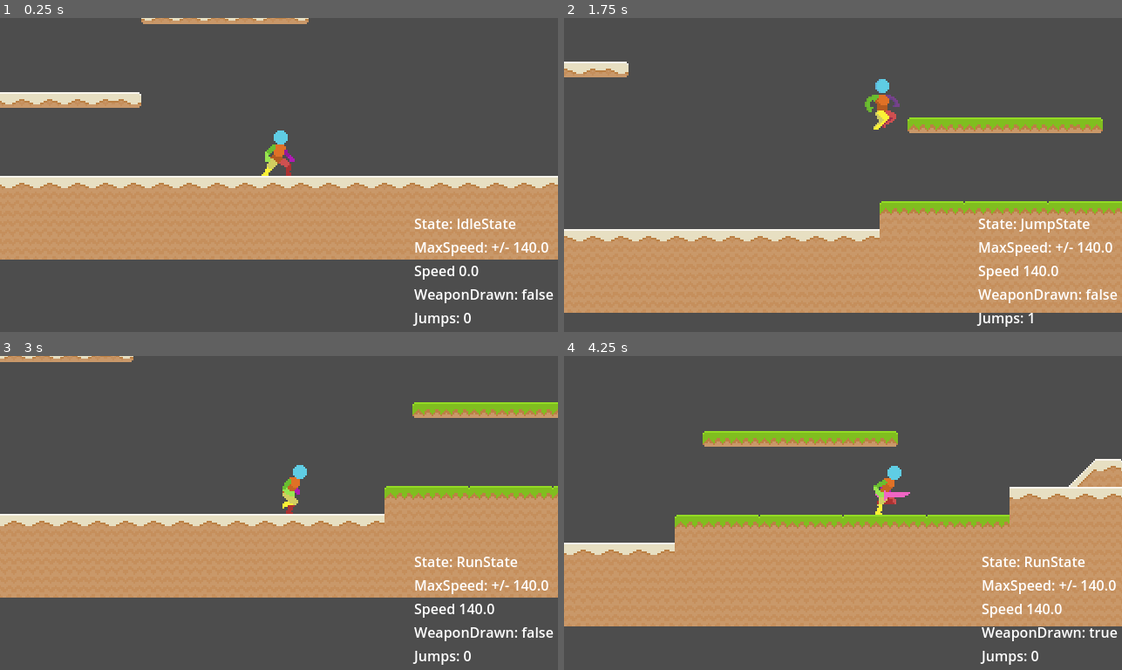
Above: before the commit, frames 1-4 (two rows, left to right).
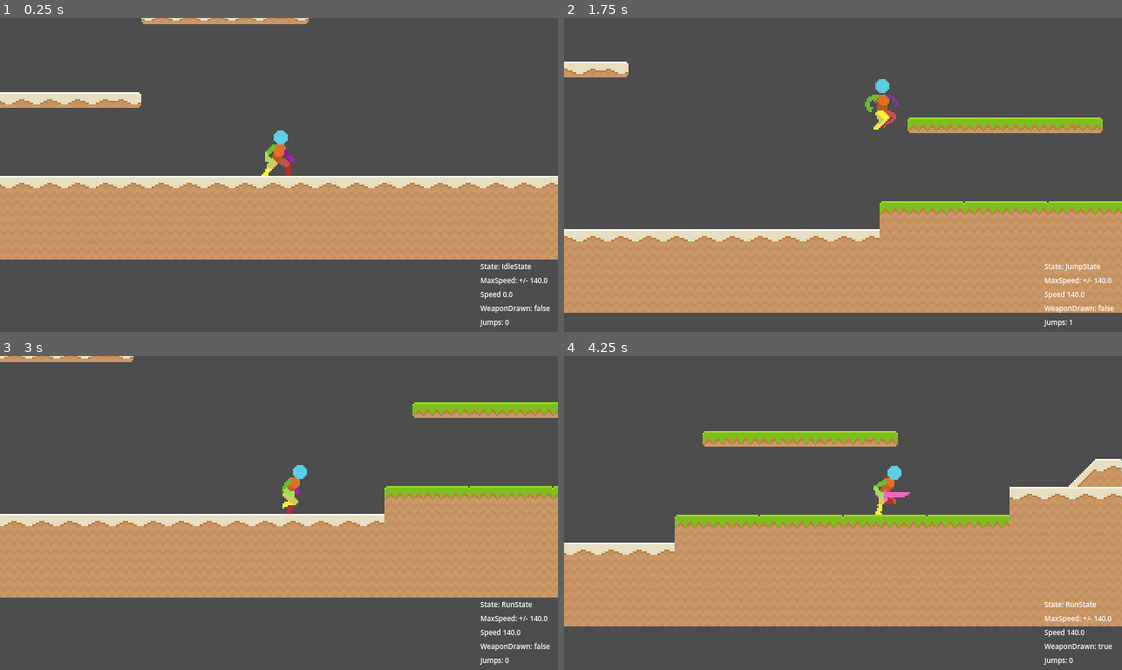
Above: after the commit, the same moments.

Repository: deanblackborough/godot-platformer
Game: Godot game, scene res://Scenes/Game.tscn
The game is run twice, just before and just after one commit, with the same random seed, the same clock (stepped at 60 frames per second) and the same inputs.
Inputs:
- Up to frame 1 (0.25 s): no input
- Up to frame 2 (1.75 s): hold D (moveRight) from 0.53 s (still down); tap G (toggleWeapon) at 0.6, 1.35 s; tap Space (jump) at 0.77, 1.52 s
- Up to frame 3 (3 s): release D (moveRight) at 2.03 s; hold A (moveLeft) 2.03-2.78 s; tap G (toggleWeapon) at 2.1, 2.85 s; hold D (moveRight) from 2.78 s (still down)
- Up to frame 4 (4.25 s): keep holding D (moveRight); tap Space (jump) at 3.02, 3.77 s; tap G (toggleWeapon) at 3.6 s

The runs differ from the first frame. In frame 1, 1.8% of the frame differs, in the area x 73-100%, y 63-99%; in frame 2, 1.8%; in frame 3, 1.8%; in frame 4, 1.8%.

Commit message:
Font changes and set velocity on stop

Diff:
--- a/Scenes/Player.tscn
+++ b/Scenes/Player.tscn
@@ -475,20 +475,25 @@
 
 [node name="State" type="Label" parent="CanvasLayer/MarginContainer/VBoxContainer"]
 layout_mode = 2
+theme_override_font_sizes/font_size = 8
 text = "State: "
 
 [node name="MaxSpeed" type="Label" parent="CanvasLayer/MarginContainer/VBoxContainer"]
 layout_mode = 2
+theme_override_font_sizes/font_size = 8
 text = "Speed: "
 
 [node name="Speed" type="Label" parent="CanvasLayer/MarginContainer/VBoxContainer"]
 layout_mode = 2
+theme_override_font_sizes/font_size = 8
 text = "Speed: "
 
 [node name="WeaponDrawn" type="Label" parent="CanvasLayer/MarginContainer/VBoxContainer"]
 layout_mode = 2
+theme_override_font_sizes/font_size = 8
 text = "WeaponDrawn: "
 
 [node name="Jumps" type="Label" parent="CanvasLayer/MarginContainer/VBoxContainer"]
 layout_mode = 2
+theme_override_font_sizes/font_size = 8
 text = "Jumps: "
--- a/Scripts/Player/States/RunState.gd
+++ b/Scripts/Player/States/RunState.gd
@@ -30,7 +30,9 @@
 	var direction = Input.get_axis("moveLeft", "moveRight")
 	player.debug_speed.text = "Speed %s " % str(player.player_max_speed * direction)
 	player.velocity.x = player.player_max_speed * direction
+
 	if direction == 0:
+		player.velocity.x = 0.0
 		player.state_machine.change_state("IdleState")
 		return
 
